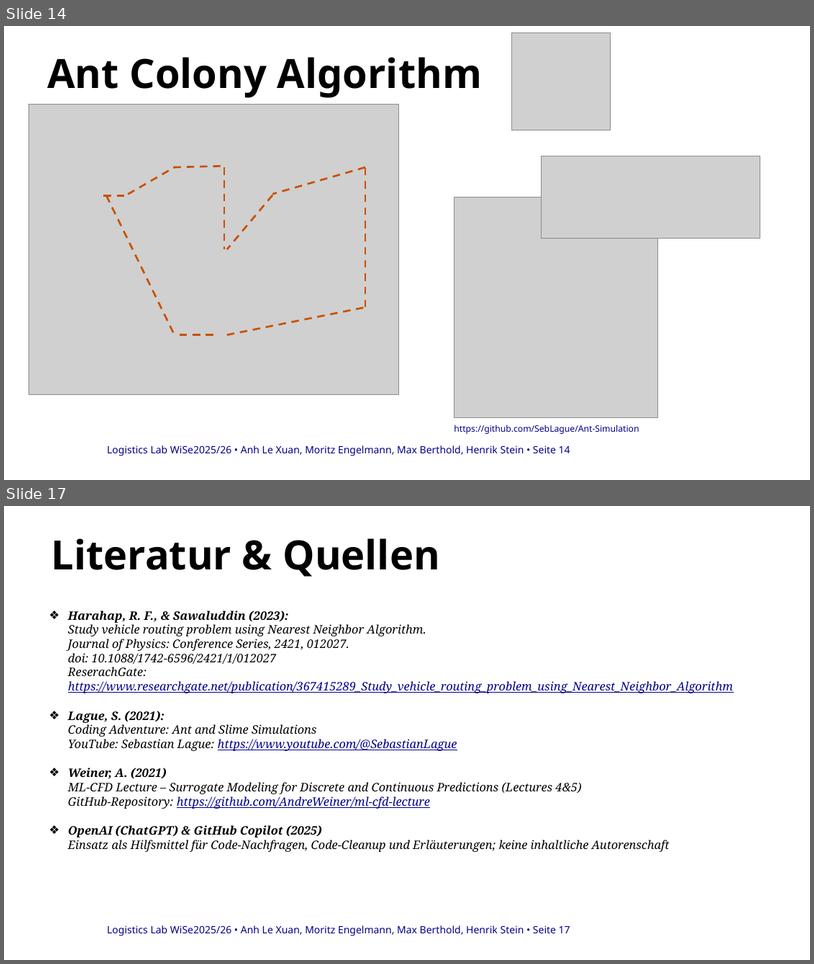
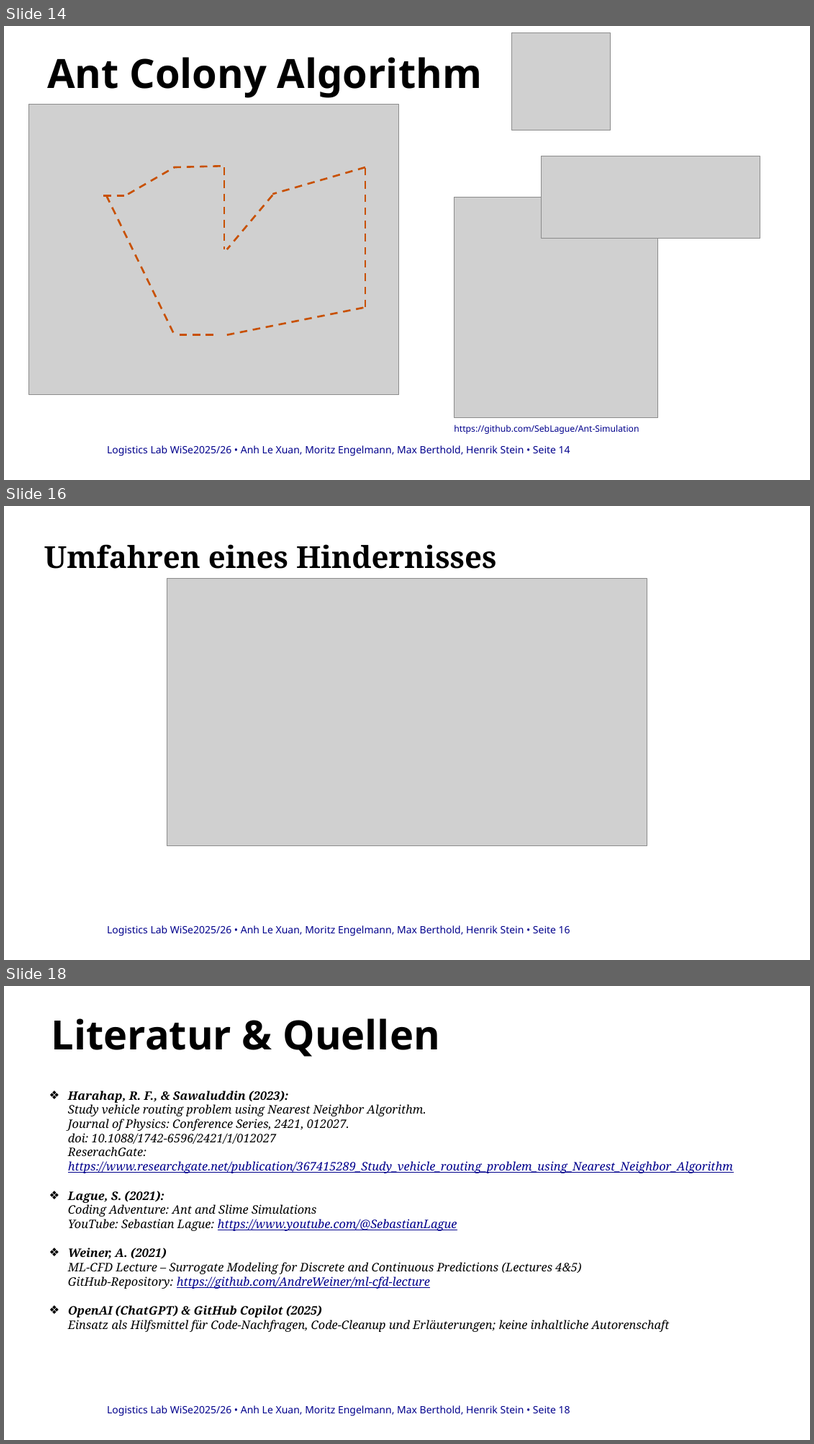
Before and after one commit to anh-lxn/logisticsLab, a slide deck: docs/PP-Zwischenbericht.pptx. Shown one above the other, each under a label of ours: slides 14 and 17 before the commit, slides 14, 16 and 18 after it; the slides between them are not shown. The pictures are 814x964 and 814x1444 pixels, drawn with LibreOffice and Linux fonts; fonts in the diff are those of the drawing; grey boxes stand for pictures; background and template pictures are left out. Boxes give left, top, right and bottom in pixels: in the first picture for what was removed or moved away, otherwise in the second. Text is boxed around its words. In the diff, an @@ line names an element or a change of style, - is before the commit and + after.

```diff
--- a/docs/PP-Zwischenbericht.pptx
+++ b/docs/PP-Zwischenbericht.pptx
@@ slide 16 added at (x1=4, y1=506, x2=810, y2=960), background #FFFFFF; not listed: 1 template element that a slide beside it also shows @@
@@ text added at (x1=44, y1=544, x2=497, y2=569), 36 pt, text #000000, bold @@
+Umfahren eines Hindernisses
@@ picture added at (x1=167, y1=578, x2=648, y2=846) @@
@@ what was slide 17 is now slide 18 @@
@@ text at (x1=107, y1=1405, x2=571, y2=1416): text changed @@
-Logistics Lab WiSe2025/26 • Anh Le Xuan, Moritz Engelmann, Max Berthold, Henrik Stein • Seite 17
+Logistics Lab WiSe2025/26 • Anh Le Xuan, Moritz Engelmann, Max Berthold, Henrik Stein • Seite 18
```
Also in this commit, not shown: 2 slides changed, 25 other files.
